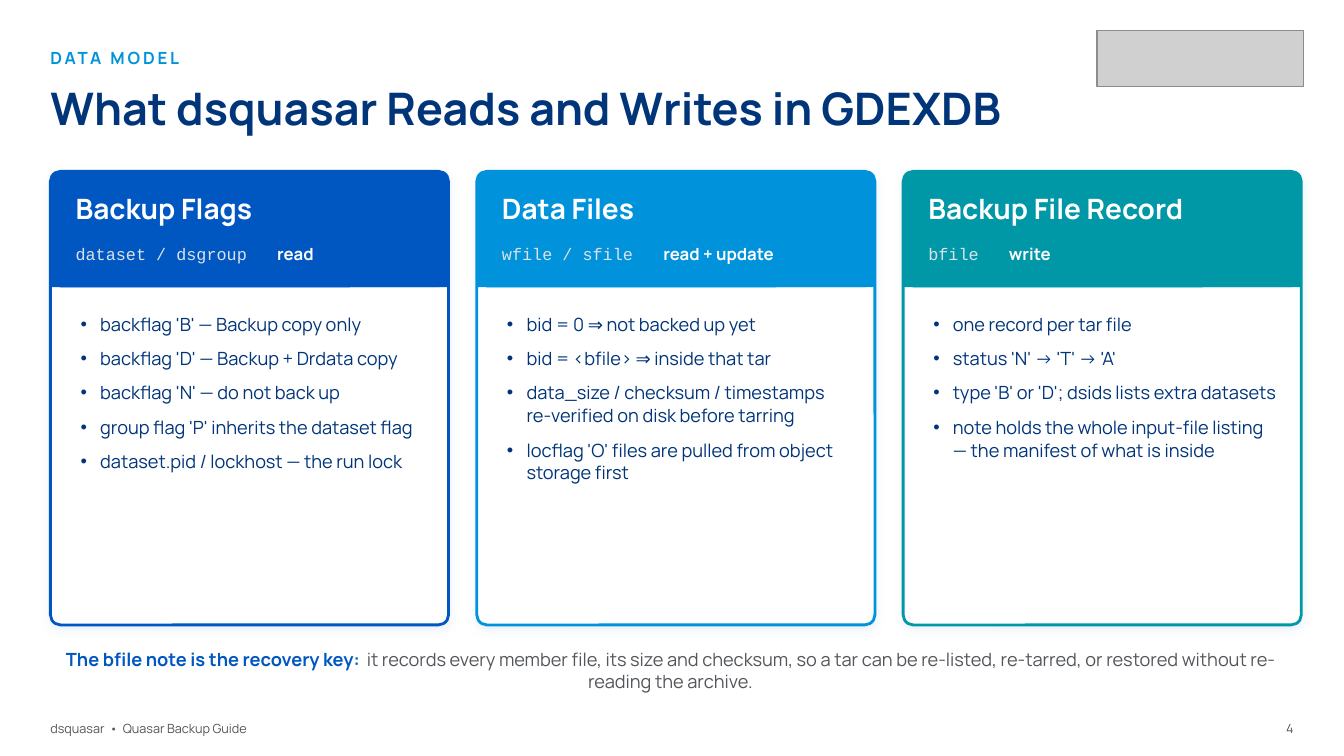
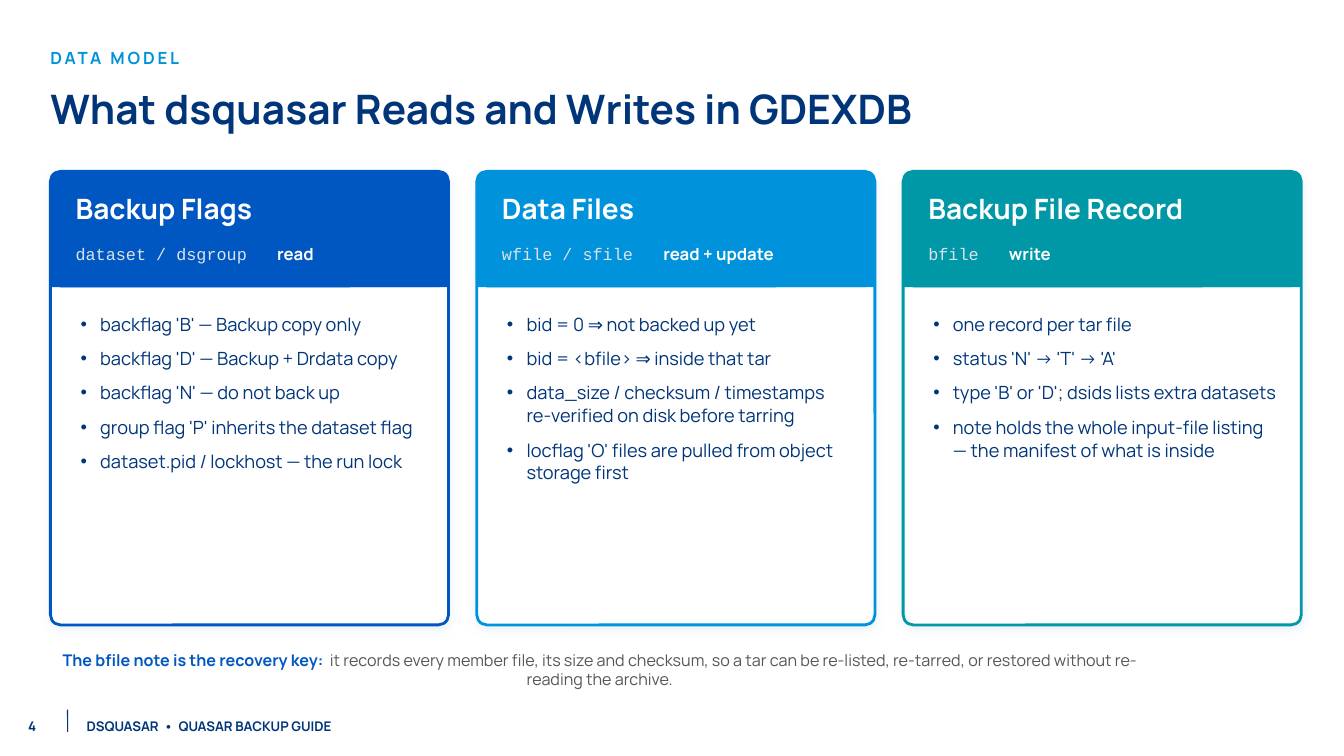
Before and after one commit to NCAR/rda-python-dsquasar, a slide deck: slide 5 of docs/slides/dsquasar_guide.pptx. Drawn at 1344x756 pixels with LibreOffice and Linux fonts; fonts in the diff are those of the drawing; grey boxes stand for pictures; background and template pictures are left out. Boxes give left, top, right and bottom in pixels: in the first picture for what was removed or moved away, otherwise in the second. Text is boxed around its words. In the diff, an @@ line names an element or a change of style, - is before the commit and + after.

```diff
--- a/docs/slides/dsquasar_guide.pptx
+++ b/docs/slides/dsquasar_guide.pptx
@@ picture removed at (1097, 30, 1304, 87) @@
@@ text "What dsquasar Reads and Writes ..." at (50, 94, 912, 134): size 32 to 29 pt @@
@@ text "The bfile note is the ..." at (63, 654, 1137, 689): size 13 to 11.5 pt @@
@@ text "4": place and size @@
-text "4" at (1286, 724, 1293, 733)
+text "4" at (28, 721, 36, 731)
@@ text "4" at (28, 721, 36, 731): size 9 to 9.5 pt, text colour #53565A to #00357A, bold on; alignment right to left @@
@@ line added from (68, 710) to (68, 732), #00357A 0.75 pt @@
@@ text at (87, 721, 331, 732): text changed; size 9 to 9.5 pt; text colour #53565A to #00357A; bold on @@
-dsquasar • Quasar Backup Guide
+DSQUASAR • QUASAR BACKUP GUIDE
```
Also in this commit, not shown: 26 other slides changed, 5 other files.
